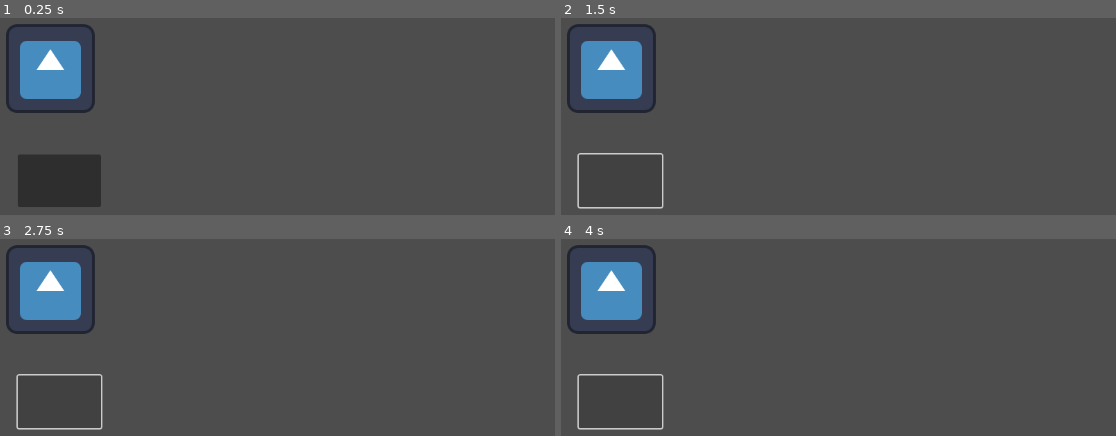
Above: before the commit, frames 1-4 (two rows, left to right).
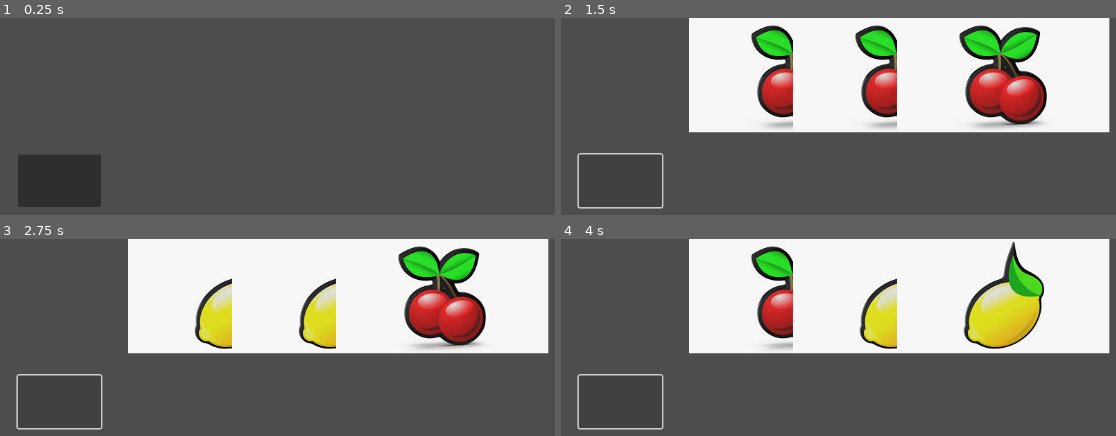
Above: after the commit, the same moments.

Repository: ZaneSoCool/GDaM-Mega-Collab-Fall-2025
Game: Godot game, scene res://Scenes/SlotMachine.tscn
Same seed, same stepped clock (60 frames per second), same inputs: the game is played once before the commit and once after it. The engine's default icon, where the game draws it, is replaced by a stand-in: a white triangle on a blue panel in a dark square.
Inputs (mouse positions are in pixels of both pictures, inside the frame that each line leads up to):
- Up to frame 1 (0.25 s): no input
- Up to frame 2 (1.5 s): click (622, 181) at 0.5 s; click (622, 181) at 1.25 s
- Up to frame 3 (2.75 s): click (61, 402) at 2 s
- Up to frame 4 (4 s): tap Enter at 2.75 s; tap Space at 3.5 s

The runs differ from the first frame. In frame 1, 4.1% of the frame differs, in the area x 1-18%, y 3-49%; in frame 2, 48%; in frame 3, 48%; in frame 4, 48%, in the area x 1-99%, y 0-59%.

Commit message:
slot machine working!
:)

Diff:
--- a/Scenes/Slot.gd
+++ b/Scenes/Slot.gd
@@ -1,13 +1,8 @@
-extends Node2D
+extends Control
+class_name Slot
 
-var SlotGraphic: Sprite2D
+@onready var SlotGraphic = $TextureRect
 
-
-var symbols = [
-	preload("res://assets/Cherry.jpg"),
-	preload("res://assets/Lemon.jpg")
-]
-
-func spin():
+func spin(symbols : Array[Texture]):
 	var random_index = randi() % symbols.size()
 	SlotGraphic.texture = symbols[random_index]
--- a/Scenes/Slot.tscn
+++ b/Scenes/Slot.tscn
@@ -1,11 +1,15 @@
-[gd_scene load_steps=4 format=3 uid="uid://cexqfrush7ds6"]
+[gd_scene load_steps=2 format=3 uid="uid://cexqfrush7ds6"]
 
 [ext_resource type="Script" uid="uid://ddrr4j0n2kst5" path="res://Scenes/Slot.gd" id="1_vqo0j"]
-[ext_resource type="Texture2D" uid="uid://i51mu8aibldp" path="res://Assets/Lemon.jpg" id="2_ncnge"]
-[ext_resource type="Texture2D" uid="uid://0jq2waufbeg7" path="res://Assets/Cherry.jpg" id="3_tngci"]
 
-[node name="Slot" type="Node2D"]
+[node name="Slot" type="Control"]
+layout_mode = 3
+anchors_preset = 0
+offset_right = 40.0
+offset_bottom = 40.0
 script = ExtResource("1_vqo0j")
-symbols = Array[Texture]([ExtResource("2_ncnge"), ExtResource("3_tngci")])
 
-[node name="SlotGraphic" type="Sprite2D" parent="."]
+[node name="TextureRect" type="TextureRect" parent="."]
+layout_mode = 0
+offset_right = 40.0
+offset_bottom = 40.0
--- a/Scenes/SlotMachine.tscn
+++ b/Scenes/SlotMachine.tscn
@@ -1,31 +1,39 @@
-[gd_scene load_steps=4 format=3 uid="uid://jt6rn6cxyc2n"]
+[gd_scene load_steps=5 format=3 uid="uid://jt6rn6cxyc2n"]
 
-[ext_resource type="Texture2D" uid="uid://b87v47p4kmm67" path="res://icon.svg" id="1_12ai4"]
 [ext_resource type="PackedScene" uid="uid://cexqfrush7ds6" path="res://Scenes/Slot.tscn" id="1_bstdy"]
 [ext_resource type="Script" uid="uid://cqdmmdle2yrls" path="res://Scenes/spin_button.gd" id="2_12ai4"]
+[ext_resource type="Texture2D" uid="uid://i51mu8aibldp" path="res://Assets/Lemon.jpg" id="4_1n4jc"]
+[ext_resource type="Texture2D" uid="uid://0jq2waufbeg7" path="res://Assets/Cherry.jpg" id="5_ymylu"]
 
-[node name="SlotMachine" type="Node2D"]
-
-[node name="SlotMachineGraphic" type="Sprite2D" parent="."]
-position = Vector2(188, 73)
-texture = ExtResource("1_12ai4")
-
-[node name="SlotContainer" type="HBoxContainer" parent="."]
+[node name="SlotMachine" type="Control"]
+layout_mode = 3
+anchors_preset = 0
 offset_right = 40.0
 offset_bottom = 40.0
 
+[node name="SlotContainer" type="HBoxContainer" parent="."]
+layout_mode = 0
+offset_left = 300.0
+offset_right = 769.0
+offset_bottom = 207.0
+theme_override_constants/separation = 150
+
 [node name="Slot1" parent="SlotContainer" instance=ExtResource("1_bstdy")]
-position = Vector2(140, 167)
+layout_mode = 2
 
 [node name="Slot2" parent="SlotContainer" instance=ExtResource("1_bstdy")]
-position = Vector2(194, 166)
+layout_mode = 2
 
 [node name="Slot3" parent="SlotContainer" instance=ExtResource("1_bstdy")]
-position = Vector2(238, 165)
+layout_mode = 2
 
 [node name="SpinButton" type="Button" parent="."]
+layout_mode = 0
 offset_left = 141.0
 offset_top = 197.0
 offset_right = 261.0
 offset_bottom = 273.0
 script = ExtResource("2_12ai4")
+symbols = Array[Texture]([ExtResource("4_1n4jc"), ExtResource("5_ymylu")])
+
+[connection signal="pressed" from="SpinButton" to="SpinButton" method="_on_pressed"]
--- a/Scenes/spin_button.gd
+++ b/Scenes/spin_button.gd
@@ -1,6 +1,10 @@
 extends Button
 
+@onready var slot_container: HBoxContainer = $"../SlotContainer"
 
-func _on_Button_pressed():
-	for slot in $HBoxContainer.get_children():
-		slot.spin()
+@export var symbols : Array[Texture]
+
+func _on_pressed() -> void:
+	for child in slot_container.get_children():
+		if child is Slot:
+			child.spin(symbols)
